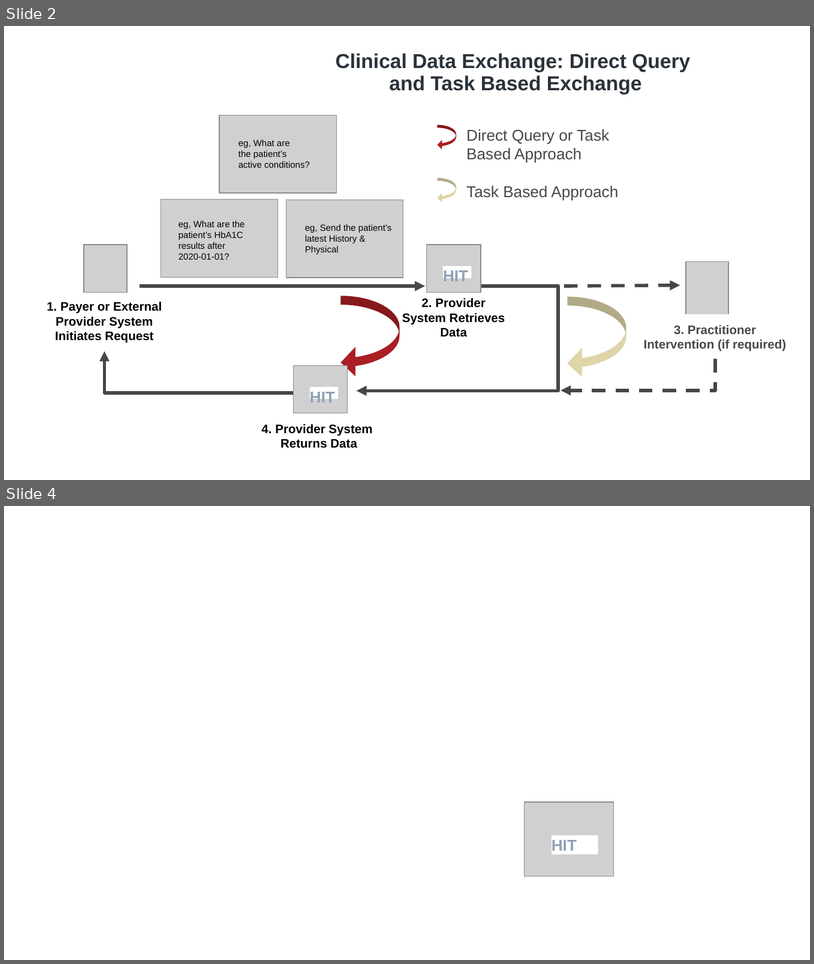
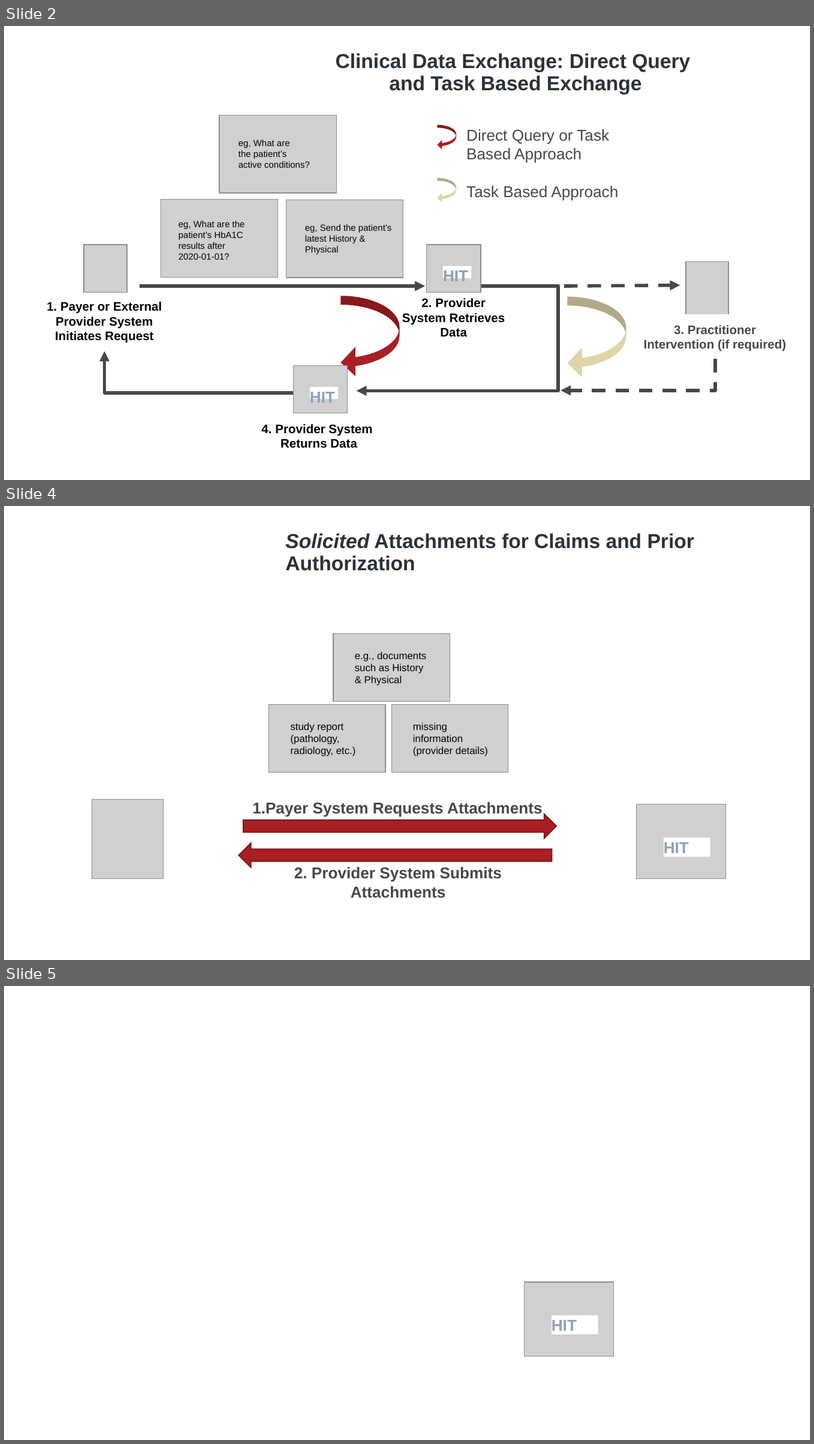
Before and after one commit to HL7/davinci-ecdx, a slide deck: input/images/source/Workflow Images.pptx. Shown one above the other, each under a label of ours: slides 2 and 4 before the commit, slides 2, 4 and 5 after it; the slides between them are not shown. The pictures are 814x964 and 814x1444 pixels, drawn with LibreOffice and Linux fonts; fonts in the diff are those of the drawing; grey boxes stand for pictures; background and template pictures are left out. Boxes give left, top, right and bottom in pixels: in the first picture for what was removed or moved away, otherwise in the second. Text is boxed around its words. In the diff, an @@ line names an element or a change of style, - is before the commit and + after.

Commit message:
Separate solicited and unsolicited attachments workflows ([FHIR-38210]

```diff
--- a/input/images/source/Workflow Images.pptx
+++ b/input/images/source/Workflow Images.pptx
@@ slide 4 added at (4, 506, 810, 960), background #FFFFFF @@
@@ text added at (285, 533, 695, 571), 18 pt, text #2A323A, bold @@
+Solicited Attachments for Claims and Prior Authorization
@@ picture added at (333, 633, 450, 701) @@
@@ text added at (355, 652, 426, 685), 9 pt, text #000000 @@
+e.g., documents such as History & Physical
@@ picture added at (269, 705, 386, 772) @@
@@ picture added at (392, 705, 509, 772) @@
@@ text added at (291, 723, 356, 756), 9 pt, text #000000 @@
+study report (pathology, radiology, etc.)
@@ text added at (413, 723, 488, 756), 9 pt, text #000000 @@
+missing information (provider details)
@@ picture added at (92, 799, 164, 879) @@
@@ text added at (252, 802, 542, 817), 14 pt, text #474749, bold @@
+1.Payer System Requests Attachments
@@ picture added at (637, 804, 726, 879) @@
@@ right arrow added at (243, 814, 557, 838), fill #A91F24, outline #7B161A 1 pt @@
@@ right arrow added at (239, 843, 552, 867), fill #A91F24, outline #7B161A 1 pt @@
@@ rectangle added at (663, 837, 710, 857), fill #FFFFFF, 14 pt, text #8FA1B8, bold @@
+HIT
@@ text added at (294, 867, 502, 898), 14 pt, text #474749, bold @@
+2. Provider System Submits Attachments
@@ what was slide 4 is now slide 5 @@
```
Also in this commit, not shown: 1 slide changed, 5 other files.
